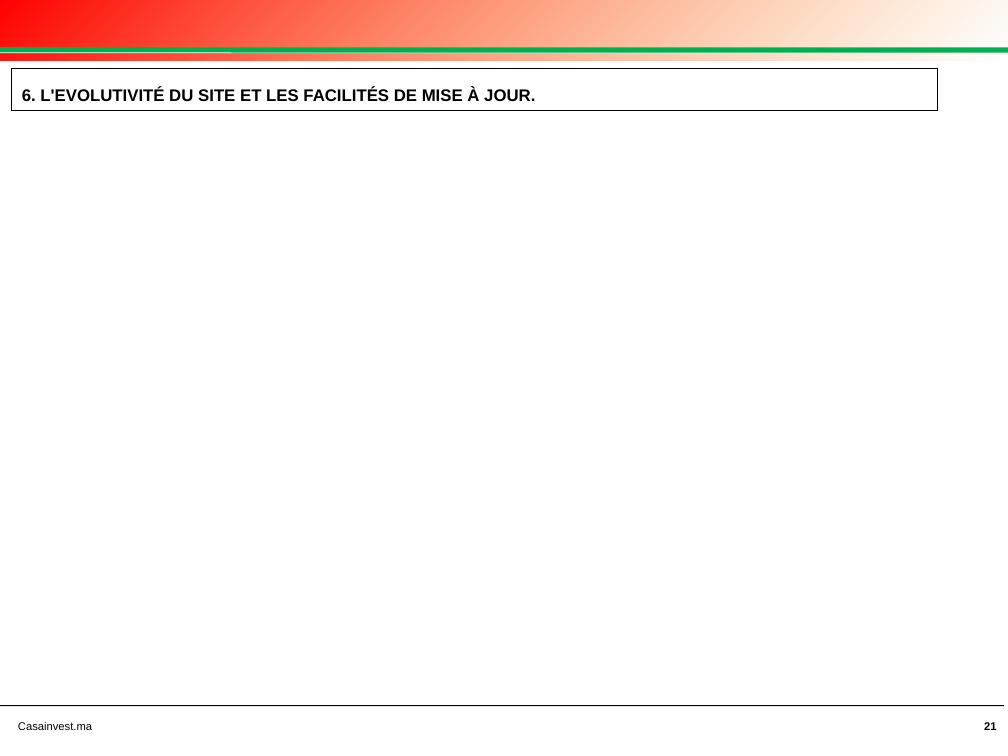
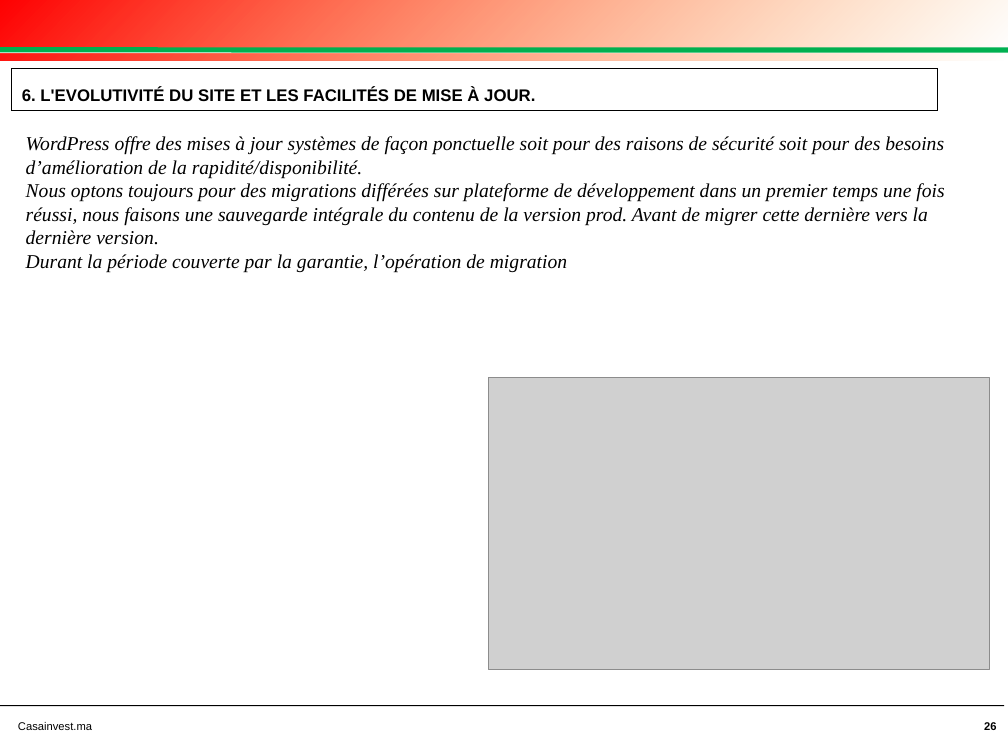
Before and after one commit to achafak/casainvest, a slide deck: slide 26 of DOSSIER TECHNIQUE AO CRI.pptx (slide 21 before the commit). Drawn at 1008x756 pixels with LibreOffice and Linux fonts; fonts in the diff are those of the drawing; grey boxes stand for pictures; background and template pictures are left out. Boxes give left, top, right and bottom in pixels: in the first picture for what was removed or moved away, otherwise in the second. Text is boxed around its words. In the diff, an @@ line names an element or a change of style, - is before the commit and + after.

```diff
--- a/DOSSIER TECHNIQUE AO CRI.pptx
+++ b/DOSSIER TECHNIQUE AO CRI.pptx
@@ text added at (26,136,944,273), 14 pt, text #000000, italic @@
+WordPress offre des mises à jour systèmes de façon ponctuelle soit pour des raisons de sécurité soit pour des besoins d’amélioration de la rapidité/disponibilité.
+Nous optons toujours pour des migrations différées sur plateforme de développement dans un premier temps une fois réussi, nous faisons une sauvegarde intégrale du contenu de la version prod. Avant de migrer cette dernière vers la dernière version.
+Durant la période couverte par la garantie, l’opération de migration
@@ picture added at (488,378,989,669) @@
@@ page number at (984,721,996,732): text changed @@
-21
+26
```
Also in this commit, not shown: 13 other slides changed, 5 slides added, 20 slides removed, 28 other files.
